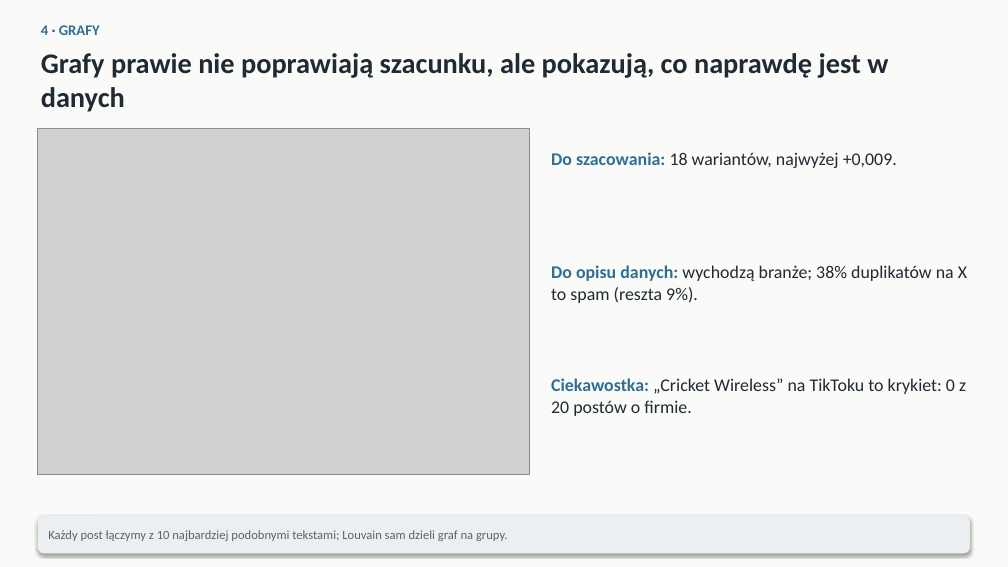
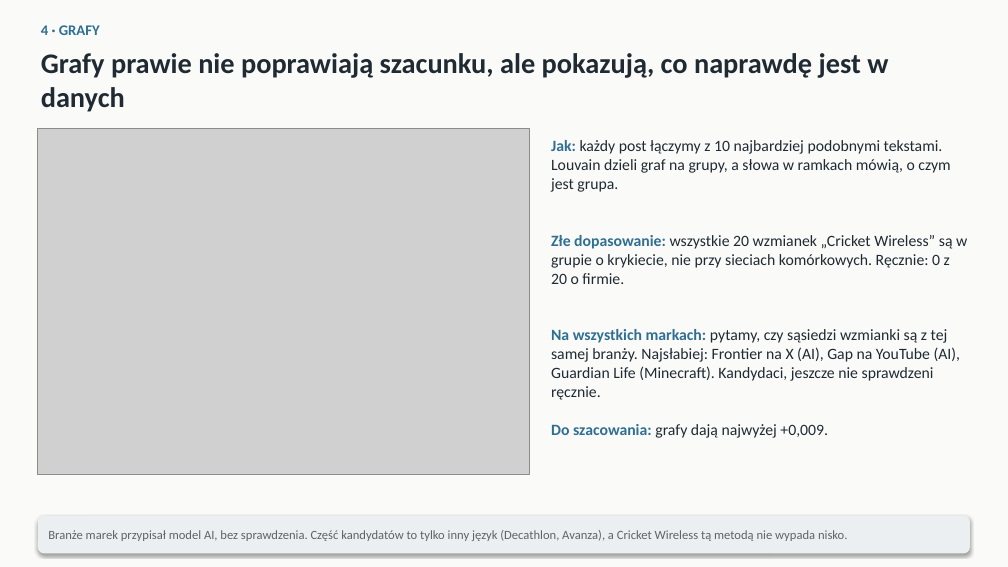
Before and after one commit to mikolaj-olesinski/Digital-Media-Analysis-PWR, a slide deck: slide 4 of pitchdeck/class_pl.pptx. Drawn at 1008x567 pixels with LibreOffice and Linux fonts; fonts in the diff are those of the drawing; grey boxes stand for pictures. Boxes give left, top, right and bottom in pixels: in the first picture for what was removed or moved away, otherwise in the second. Text is boxed around its words. In the diff, an @@ line names an element or a change of style, - is before the commit and + after.

```diff
--- a/pitchdeck/class_pl.pptx
+++ b/pitchdeck/class_pl.pptx
@@ text at bbox=[551, 140, 950, 192]: text changed; size 17 to 15 pt @@
-Do szacowania: 18 wariantów, najwyżej +0,009.
+Jak: każdy post łączymy z 10 najbardziej podobnymi tekstami. Louvain dzieli graf na grupy, a słowa w ramkach mówią, o czym jest grupa.
@@ text at bbox=[551, 235, 967, 284]: text changed; size 17 to 15 pt @@
-Do opisu danych: wychodzą branże; 38% duplikatów na X to spam (reszta 9%).
+Złe dopasowanie: wszystkie 20 wzmianek „Cricket Wireless” są w grupie o krykiecie, nie przy sieciach komórkowych. Ręcznie: 0 z 20 o firmie.
@@ text at bbox=[551, 329, 960, 400]: text changed; size 17 to 15 pt @@
-Ciekawostka: „Cricket Wireless” na TikToku to krykiet: 0 z 20 postów o firmie.
+Na wszystkich markach: pytamy, czy sąsiedzi wzmianki są z tej samej branży. Najsłabiej: Frontier na X (AI), Gap na YouTube (AI), Guardian Life (Minecraft). Kandydaci, jeszcze nie sprawdzeni ręcznie.
@@ text added at bbox=[551, 424, 828, 438], 15 pt, text #1F2A33 @@
+Do szacowania: grafy dają najwyżej +0,009.
@@ text at bbox=[48, 530, 848, 541]: text changed @@
-Każdy post łączymy z 10 najbardziej podobnymi tekstami; Louvain sam dzieli graf na grupy.
+Branże marek przypisał model AI, bez sprawdzenia. Część kandydatów to tylko inny język (Decathlon, Avanza), a Cricket Wireless tą metodą nie wypada nisko.
```
Also in this commit, not shown: 1 other slide changed, 8 other files.
